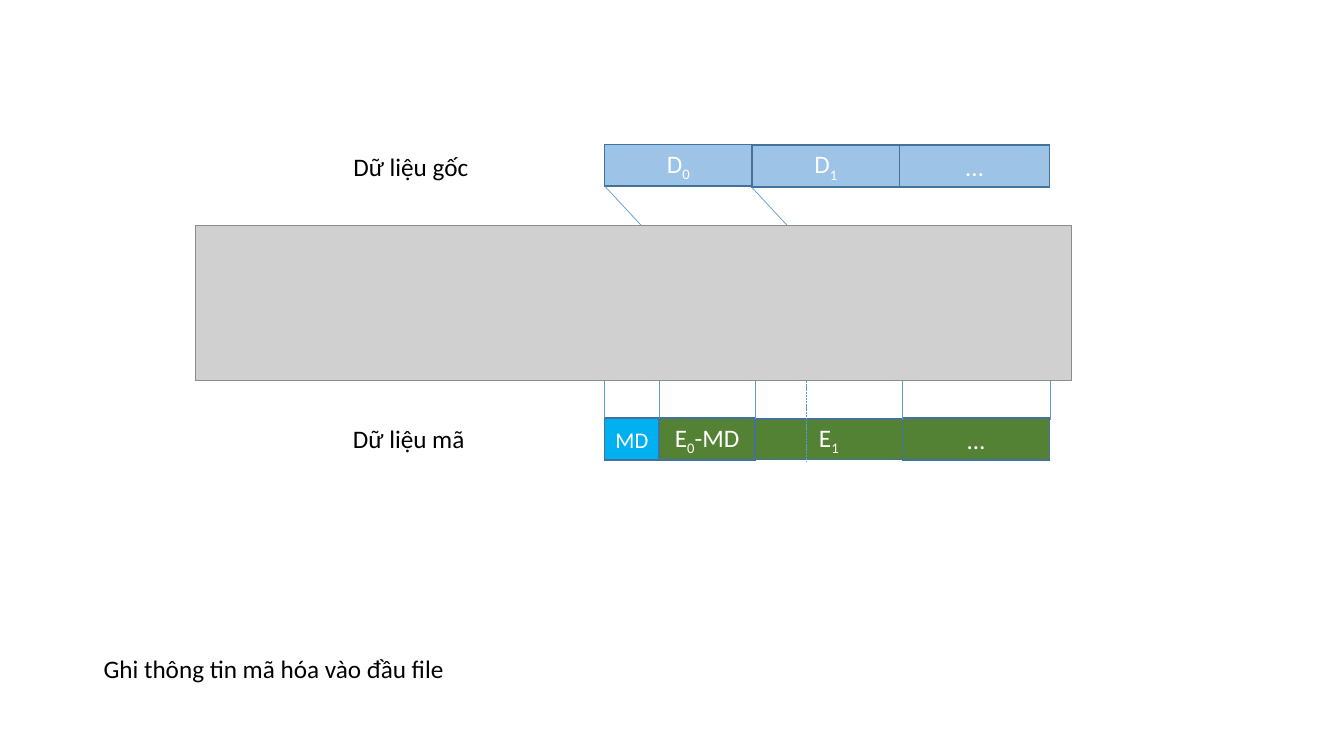
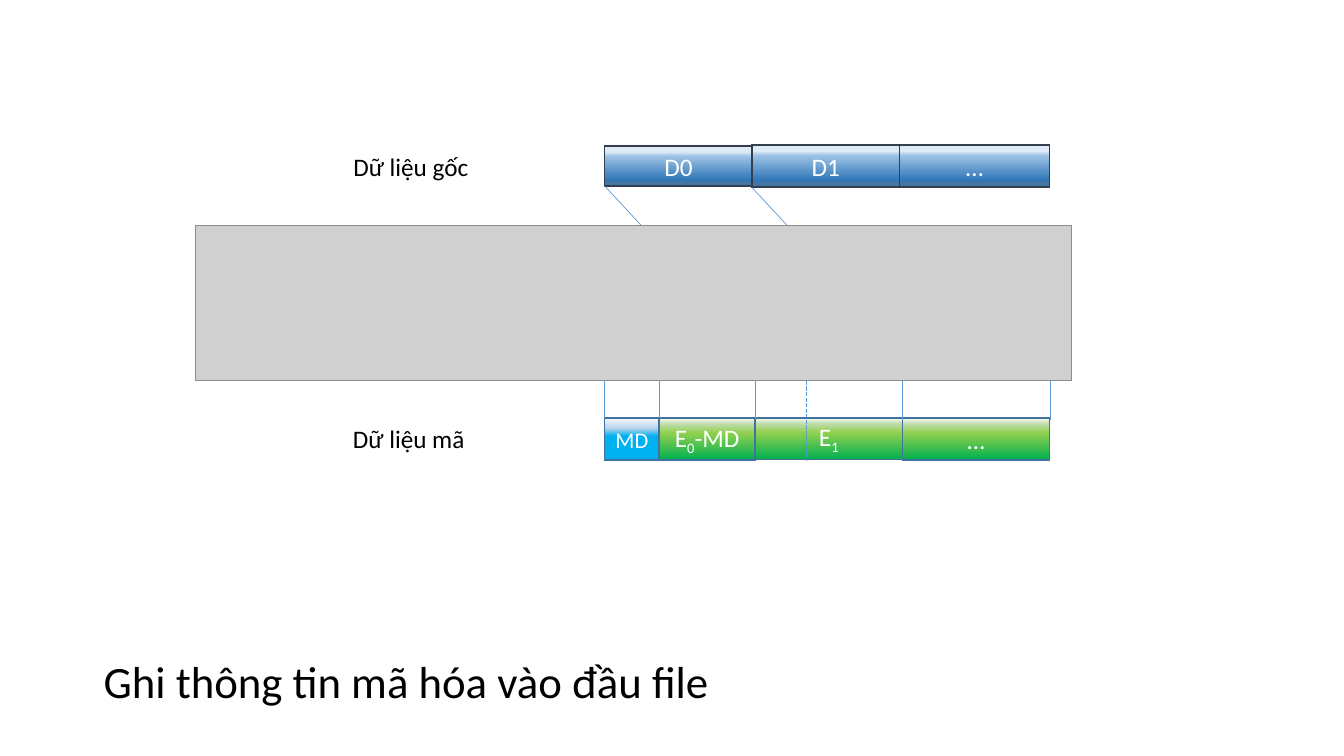
Before and after one commit to dotrungduchd/LUANVAN, a slide deck: slide 7 of Document/SODO.pptx (slide 6 before the commit). Drawn at 1344x756 pixels with LibreOffice and Linux fonts; fonts in the diff are those of the drawing; grey boxes stand for pictures. Boxes give left, top, right and bottom in pixels: in the first picture for what was removed or moved away, otherwise in the second. Text is boxed around its words. In the diff, an @@ line names an element or a change of style, - is before the commit and + after.

```diff
--- a/Document/SODO.pptx
+++ b/Document/SODO.pptx
@@ rectangle "D0" at [605,146,752,187]: now on the baseline in "D0"; fill #9DC3E6 to gradient #4675A2 to #2E75B6 to #9DC3E6 to #DEEBF7; outline #43739E 1 pt to #333F50 1 pt @@
@@ rectangle "D1" at [752,145,899,188]: now on the baseline in "D1"; fill #9DC3E6 to gradient #4675A2 to #2E75B6 to #9DC3E6 to #DEEBF7; outline #43739E 1 pt to #333F50 1 pt @@
@@ rectangle "…" at [899,145,1050,188]: fill #9DC3E6 to gradient #4675A2 to #2E75B6 to #9DC3E6 to #DEEBF7; outline #43739E 1 pt to #333F50 1 pt @@
@@ line (807, 286) - (807, 461): stroke #5B9BD5 0.5 pt dashed to #5B9BD5 1 pt dashed @@
@@ rectangle "MD" at [605,418,659,461]: fill #00B0F0 to gradient #F7FAFD to #B5D2EC to #00B0F0 @@
@@ fill #548235 to gradient #F8FBF6 to #BEDCAA to #92D050 to #00B050 in 3 elements at [659,418,755,461], [755,418,902,460], [902,418,1050,461] @@
@@ text "Ghi thông tin mã hóa ..." at [104,664,708,706]: size 18 to 32 pt @@
```
Also in this commit, not shown: 6 other slides changed, 1 slide added, 2 other files.
